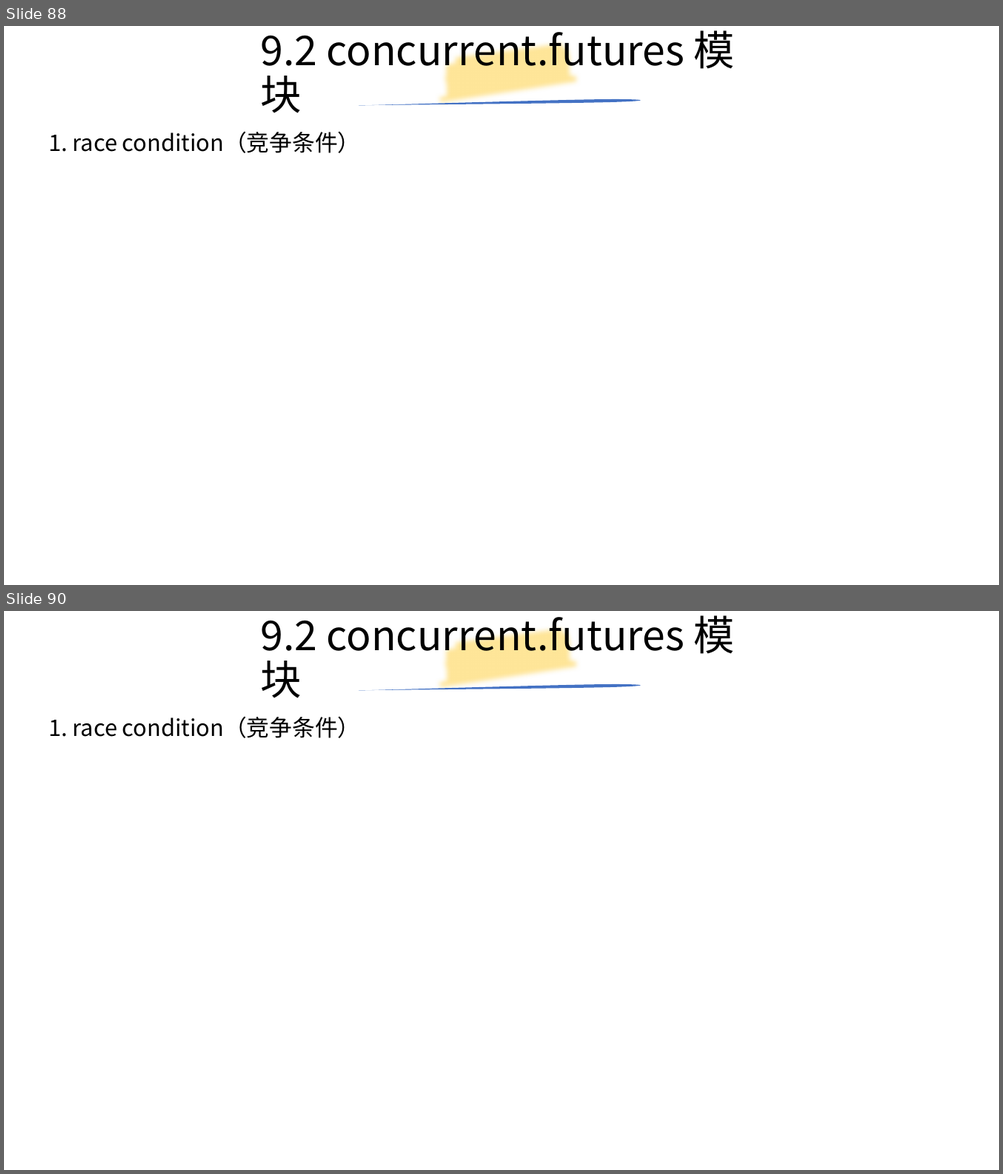
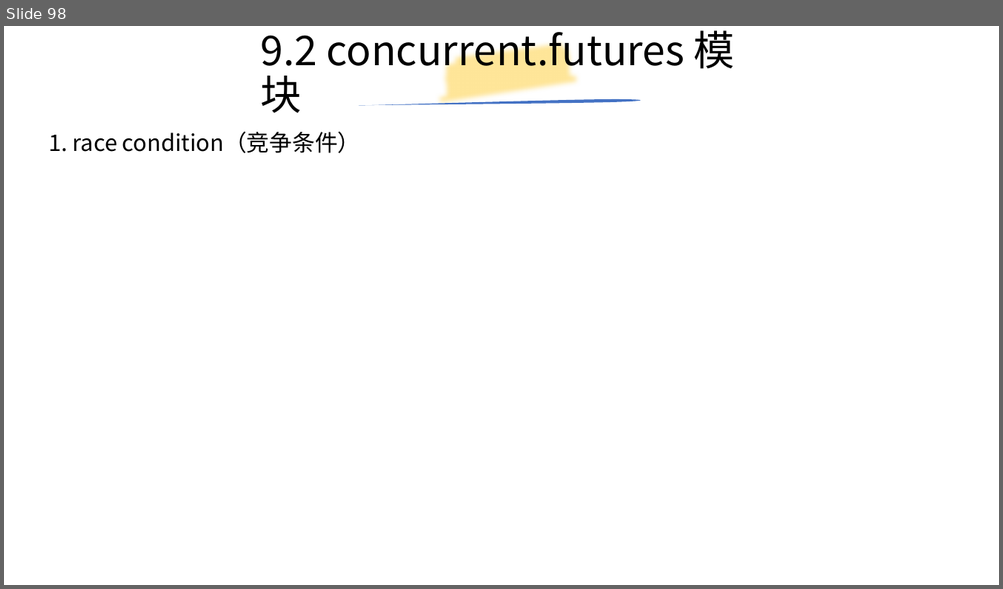
Before and after one commit to yiwenliu/CorePython, a slide deck: PPT/CorePython.pptx. Shown one above the other, each under a label of ours: slides 88 and 90 before the commit, slide 98 after it; the slides between them are not shown. The pictures are 1003x1174 and 1003x589 pixels, drawn with LibreOffice and Linux fonts; fonts in the diff are those of the drawing. Boxes give left, top, right and bottom in pixels: in the first picture for what was removed or moved away, otherwise in the second. Text is boxed around its words. In the diff, an @@ line names an element or a change of style, - is before the commit and + after.

```diff
--- a/PPT/CorePython.pptx
+++ b/PPT/CorePython.pptx
@@ slide 90 removed at [4,611,999,1170], background #FFFFFF @@
@@ title removed at [260,615,734,698] @@
-9.2 concurrent.futures 模块
@@ freeform shape removed at [434,611,586,709] @@
@@ freeform shape removed at [358,684,640,690] @@
@@ text removed at [48,716,361,738] @@
-1. race condition（竞争条件）
@@ what was slide 88 is now slide 98 @@
```
Also in this commit, not shown: 2 slides changed, 9 slides added, 2 other slides removed, 8 other files.
